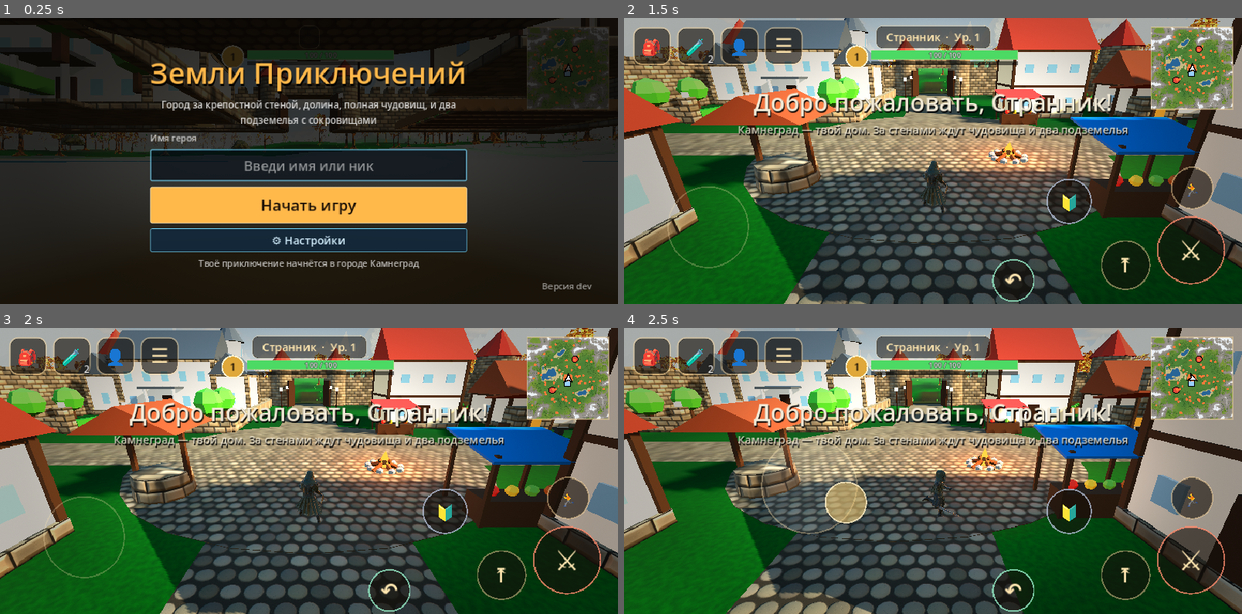
Above: before the commit, frames 1-4 (two rows, left to right).
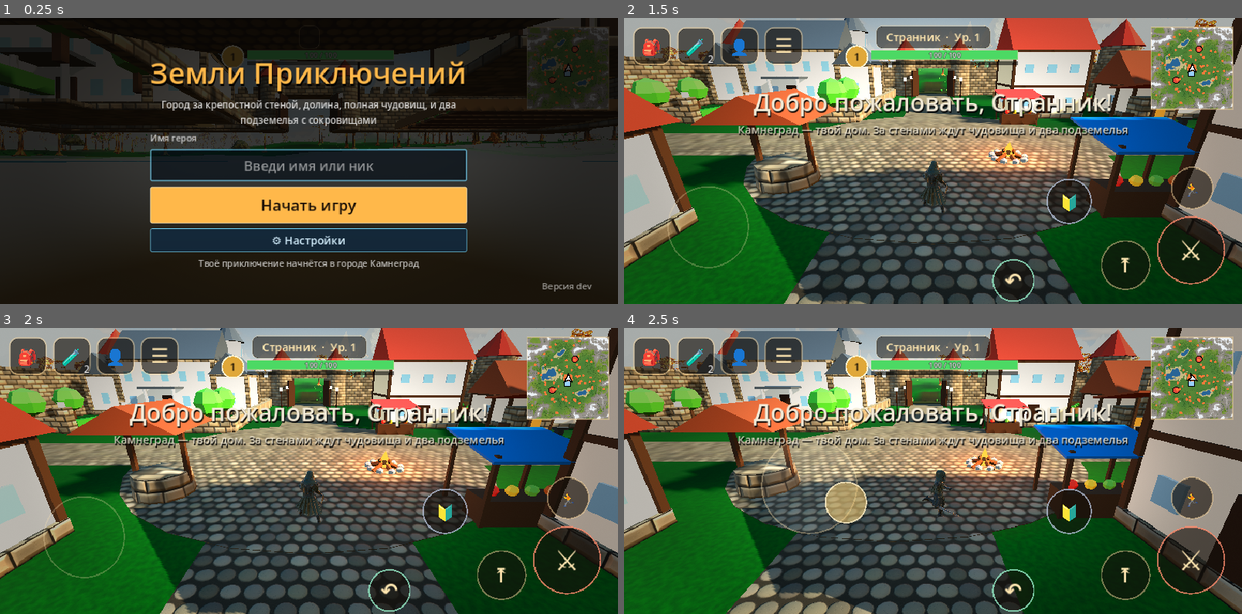
Above: after the commit, the same moments.

Repository: alexbl2802-hue/-
Game: Godot game, scene res://scenes/main.tscn
Two runs of this game, one before a commit and one after it. Both use one fixed random seed, a clock stepped at 60 frames per second and the inputs below.
Inputs (mouse positions are in pixels of both pictures, inside the frame that each line leads up to):
- Up to frame 1 (0.25 s): no input
- Up to frame 2 (1.5 s): click "Начать игру" at 0.5 s; move the mouse to (1068, 146) at 1.27 s; click (1068, 146) at 1.42 s
- Up to frame 3 (2 s): no input
- Up to frame 4 (2.5 s): drag from (809, 485) to (902, 528) at 2.02 s

The runs differ from the first frame. In frame 1, 0.5% of the frame differs, in the area x 0-100%, y 33-49%; in frame 2, 0.4%; in frame 3, 0.4%; in frame 4, 0.3%.

Commit message:
Trees in high detail: three LODs (~60k / ~8k / ~1.5k triangles, 2048 textures near)
Co-Authored-By: Claude Opus 5.5 <noreply@anthropic.com>
Claude-Session: https://claude.ai/code/session_015UTJDXhzLMDcJkgb9pqccT

Diff:
--- a/godot/scripts/world.gd
+++ b/godot/scripts/world.gd
@@ -19,18 +19,20 @@
 	for n in _rock_nodes:
 		(n as GeometryInstance3D).visibility_range_end = d
 	for n in _tree_far_nodes:
-		(n as GeometryInstance3D).visibility_range_end = d * 1.4   # деревья видно дальше камней
+		(n as GeometryInstance3D).visibility_range_end = maxf(d * 1.4, TREE_MID + 50.0)   # деревья видно дальше камней
 
 ## Деревья: какие модели у каждого вида (первая найденная; если модели нет — берётся другая)
 const TREE_MODELS := {"pine": ["pine", "ember"], "oak": ["ember", "ancient"]}
 const PINE_HEIGHT := 9.0        # высота ели при размере 1 (м)
 const OAK_HEIGHT := 8.0
 const TREE_CHUNK := 40.0        # деревья собраны по участкам 40×40 м
-const TREE_NEAR := 75.0         # ближе — подробная модель, дальше — лёгкая
+const TREE_NEAR := 45.0         # ближе — подробная модель (~60 тыс. треугольников)
+const TREE_MID := 130.0         # до сюда — средняя (~8 тыс.), дальше — лёгкая (~1,5 тыс.)
 var _tree_far_nodes: Array = []
 
-func _tree_path(name: String, far: bool) -> String:
-	return "res://models/tree_%s%s.glb" % [name, "_far" if far else ""]
+## Модель дерева: lod 0 — вблизи, 1 — среднее расстояние, 2 — вдали
+func _tree_path(name: String, lod: int) -> String:
+	return "res://models/tree_%s%s.glb" % [name, ["", "_mid", "_far"][lod]]
 
 func _build_tree_models(placed: Dictionary) -> void:
 	# Какие модели есть
@@ -38,16 +40,20 @@
 	for kind in TREE_MODELS:
 		var list := []
 		for nm in TREE_MODELS[kind]:
-			if ResourceLoader.exists(_tree_path(nm, false)) and not list.has(nm):
+			if ResourceLoader.exists(_tree_path(nm, 0)) and not list.has(nm):
 				list.append(nm)
-		if kind == "oak" and list.is_empty() and ResourceLoader.exists(_tree_path("pine", false)):
+		if kind == "oak" and list.is_empty() and ResourceLoader.exists(_tree_path("pine", 0)):
 			list.append("pine")
 		avail[kind] = list
 	var meshes := {}
 	for kind in avail:
 		for nm in avail[kind]:
 			if not meshes.has(nm):
-				meshes[nm] = [_model_mesh(_tree_path(nm, false)), _model_mesh(_tree_path(nm, true)) if ResourceLoader.exists(_tree_path(nm, true)) else _model_mesh(_tree_path(nm, false))]
+				var lods := []
+				for lod in 3:
+					var path := _tree_path(nm, lod)
+					lods.append(_model_mesh(path) if ResourceLoader.exists(path) else (lods[-1] if lod > 0 else _model_mesh(_tree_path(nm, 0))))
+				meshes[nm] = lods
 	# Участки: [x, z, модель] → [Transform3D, цвет]
 	var chunks := {}
 	var rng := RandomNumberGenerator.new()
@@ -73,8 +79,8 @@
 			chunks[key].append([tr, Color(v, v * rng.randf_range(0.96, 1.04), v)])
 	for key in chunks:
 		var list: Array = chunks[key]
-		for far in [false, true]:
-			var md: Dictionary = meshes[key[2]][1 if far else 0]
+		for lod in 3:
+			var md: Dictionary = meshes[key[2]][lod]
 			var mm := MultiMesh.new()
 			mm.transform_format = MultiMesh.TRANSFORM_3D
 			mm.use_colors = true
@@ -83,20 +89,24 @@
 			for i in list.size():
 				# Дальняя модель — та же посадка, своё смещение внутри файла
 				var t0: Transform3D = list[i][0]
-				if far:
+				if lod > 0:
 					t0 = t0 * (meshes[key[2]][0]["local"] as Transform3D).affine_inverse() * (md["local"] as Transform3D)
 				mm.set_instance_transform(i, t0)
 				mm.set_instance_color(i, list[i][1])
 			var mmi := MultiMeshInstance3D.new()
 			mmi.multimesh = mm
 			mmi.material_override = _tree_material(md["mesh"])
-			if far:
-				mmi.visibility_range_begin = TREE_NEAR
-				mmi.visibility_range_end = ROCK_VIEW
-				mmi.cast_shadow = GeometryInstance3D.SHADOW_CASTING_SETTING_OFF
-				_tree_far_nodes.append(mmi)
-			else:
-				mmi.visibility_range_end = TREE_NEAR
+			match lod:
+				0:
+					mmi.visibility_range_end = TREE_NEAR
+				1:
+					mmi.visibility_range_begin = TREE_NEAR
+					mmi.visibility_range_end = TREE_MID
+				2:
+					mmi.visibility_range_begin = TREE_MID
+					mmi.visibility_range_end = maxf(ROCK_VIEW * 1.4, TREE_MID + 50.0)
+					mmi.cast_shadow = GeometryInstance3D.SHADOW_CASTING_SETTING_OFF
+					_tree_far_nodes.append(mmi)
 			add_child(mmi)
 
 ## Материал дерева: текстура модели × цвет экземпляра (лёгкая разница оттенков), не металл
Binary file changed: godot/models/tree_ember.glb
Binary file changed: godot/models/tree_ember_0.jpg
Not shown, changed: godot/models/tree_ember_0.jpg.import
Binary file changed: godot/models/tree_ember_1.jpg
Not shown, changed: godot/models/tree_ember_1.jpg.import
Binary file changed: godot/models/tree_ember_2.png
Not shown, changed: godot/models/tree_ember_2.png.import
Binary file changed: godot/models/tree_ember_far.glb
Binary file changed: godot/models/tree_ember_far_0.jpg
Not shown, changed: godot/models/tree_ember_far_0.jpg.import
Binary file changed: godot/models/tree_ember_far_1.jpg
Not shown, changed: godot/models/tree_ember_far_1.jpg.import
(and 10 more such lines)
